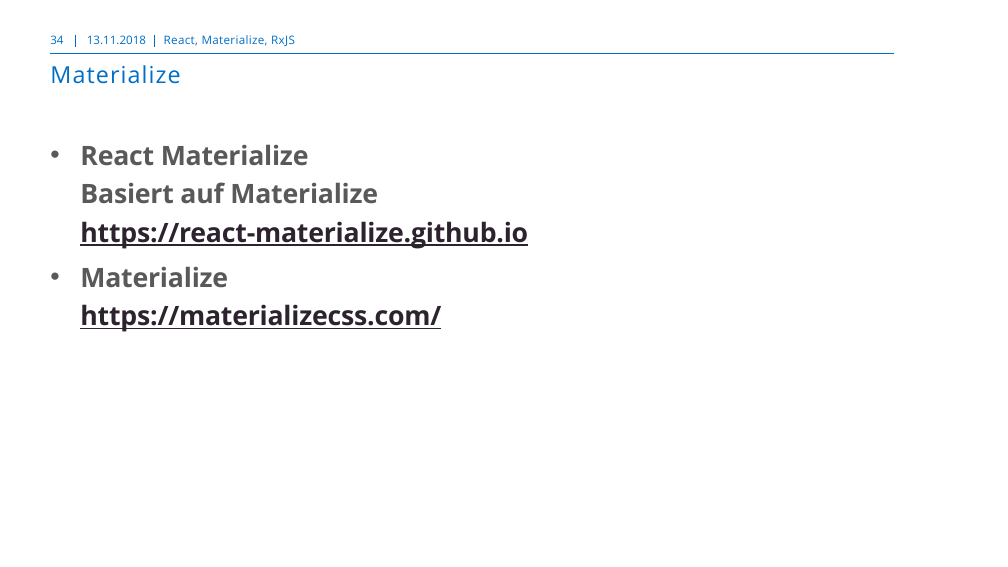
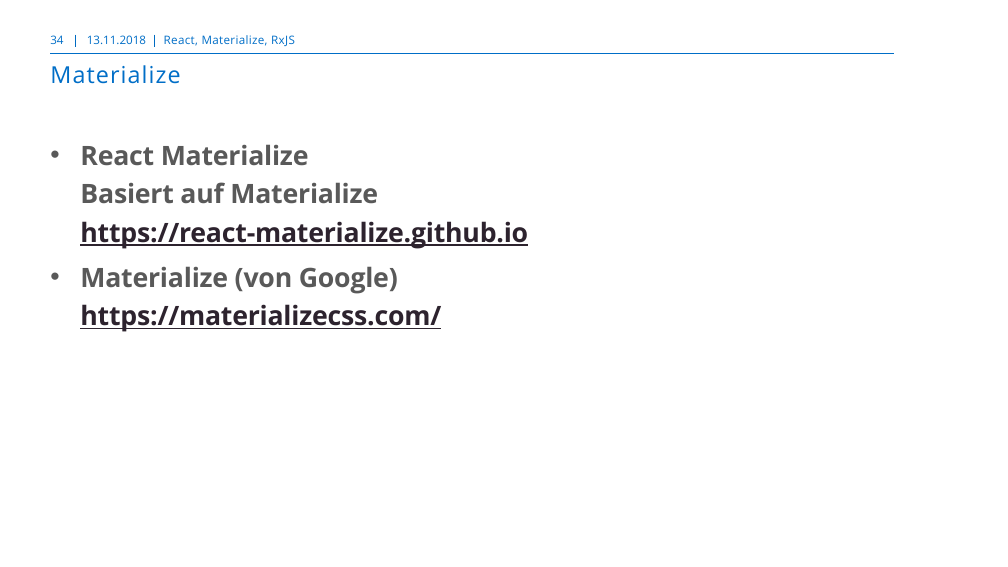
Before and after one commit to markusborer/ReactSample, a slide deck: slide 34 of React.pptx. Drawn at 1008x567 pixels with LibreOffice and Linux fonts; fonts in the diff are those of the drawing; background and template pictures are left out. Boxes give left, top, right and bottom in pixels: in the first picture for what was removed or moved away, otherwise in the second. Text is boxed around its words. In the diff, an @@ line names an element or a change of style, - is before the commit and + after.

```diff
--- a/React.pptx
+++ b/React.pptx
@@ text at <box>80,266,441,332</box>: text changed @@
-• Materialize
-  https://materializecss.com/
+• Materialize (von Google)
+  https://materializecss.com/
```
Also in this commit, not shown: 2 other slides changed.
